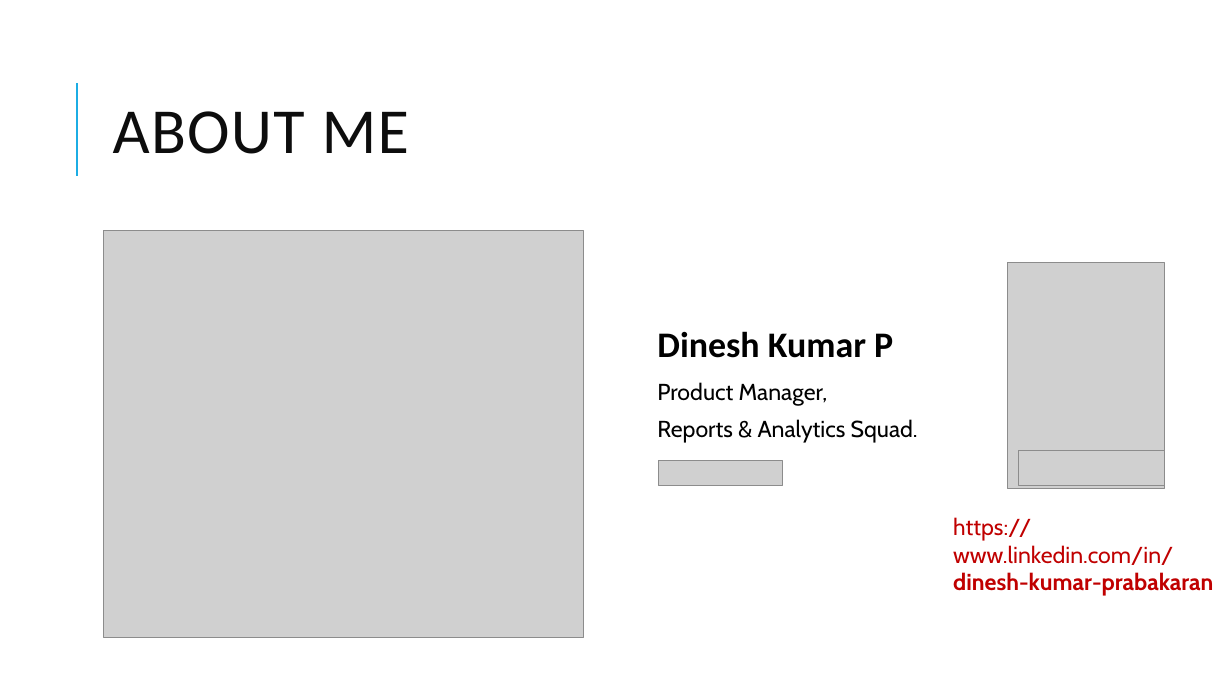
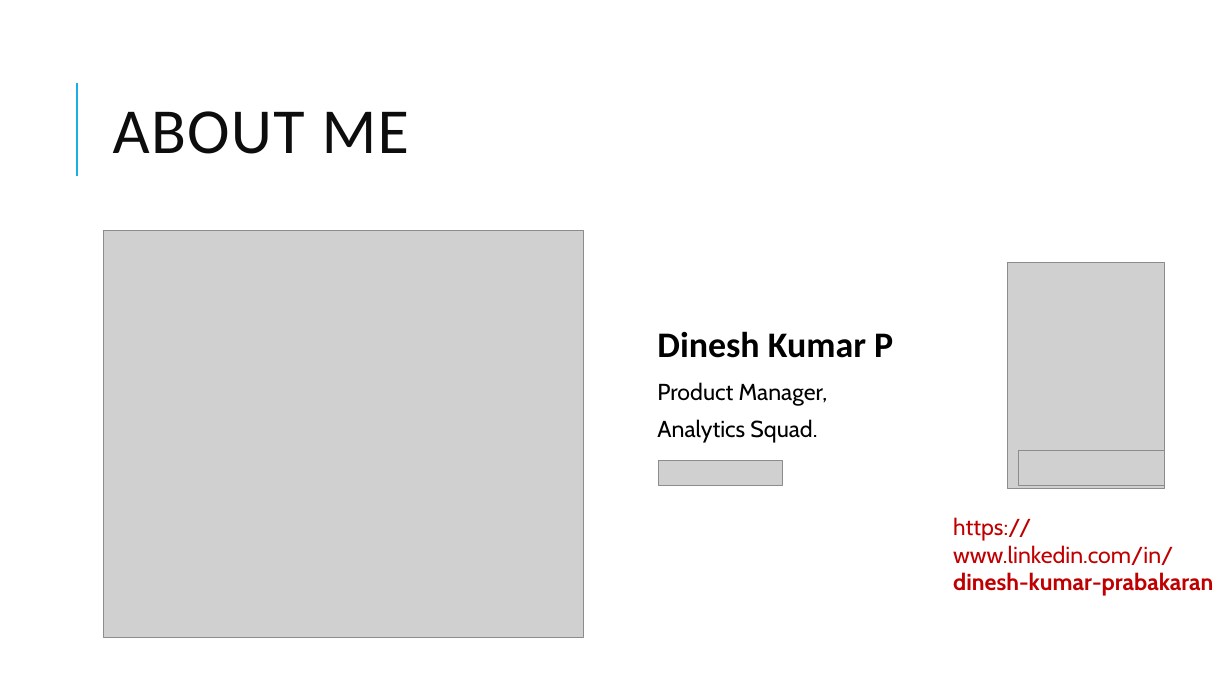
Before and after one commit to dinesarun/common, a slide deck: slide 2 of sessions/GAB 2021/Choosing right Data Service.pptx. Drawn at 1232x693 pixels with LibreOffice and Linux fonts; fonts in the diff are those of the drawing; grey boxes stand for pictures. Boxes give left, top, right and bottom in pixels: in the first picture for what was removed or moved away, otherwise in the second. Text is boxed around its words. In the diff, an @@ line names an element or a change of style, - is before the commit and + after.

```diff
--- a/sessions/GAB 2021/Choosing right Data Service.pptx
+++ b/sessions/GAB 2021/Choosing right Data Service.pptx
@@ text at (657,419,817,443): text changed @@
-Reports & Analytics Squad.
+Analytics Squad.
```
Also in this commit, not shown: 14 other slides changed, 2 slides added.
